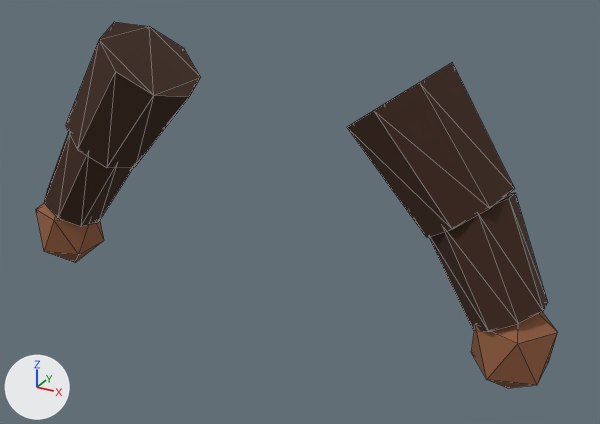
The glTF model Art/LowPoly_AgeOfEchoes/Exports/NPC_Parts/SM_NPC_Arms_03_Leather.glb: old version first, new version second.
Before and after are seen from a camera (50 mm lens) standing at (0.735, -1.216, 1.468) and looking at (0.064, 0.005, 0.858). Arrows for +X, +Y and +Z are at lower left; the lights stay in place. The first picture is the older version. Mesh edges are drawn as thin lines. Vertices at exactly the same position are counted once.

Objects in the first picture: 'SM_NPC_Arms_03_Leather'.
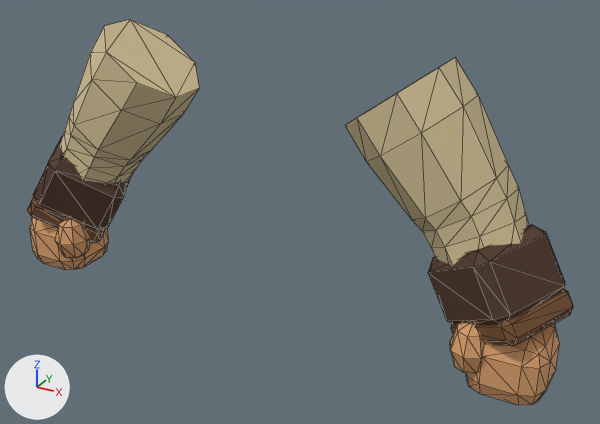
Where the change shows, as pixel boxes [x1, y1, x2, y2] in the pictures (600 x 424 px):
'SM_NPC_Arms_03_Leather', reshaped, recoloured: before [36, 22, 557, 388]; after [27, 20, 573, 405]
part 1 of me_sm_npc_arms_03_leather, added: after [450, 322, 485, 373]
part 2 of me_sm_npc_arms_03_leather, added (beige): after [55, 218, 90, 258]
part 3 of me_sm_npc_arms_03_leather, rebuilt: before [66, 22, 201, 168]; after [59, 20, 199, 217]
part 4 of me_sm_npc_arms_03_leather, rebuilt: before [347, 63, 515, 238]; after [345, 58, 529, 324]
part 5 of me_sm_npc_arms_03_leather, rebuilt: before [44, 132, 133, 226]; after [33, 136, 131, 230]
part 6 of me_sm_npc_arms_03_leather, rebuilt (15% wider, 28% shorter): before [429, 193, 548, 331]; after [428, 225, 565, 324]
part 7 of me_sm_npc_arms_03_leather, rebuilt (16% wider, 10% shorter): before [36, 203, 104, 262]; after [30, 217, 109, 270]
part 8 of me_sm_npc_arms_03_leather, rebuilt (9% wider, 6% taller): before [471, 312, 557, 388]; after [466, 324, 560, 405]
part 9 of me_sm_npc_arms_03_leather, added (brown): after [450, 289, 573, 345]
part 10 of me_sm_npc_arms_03_leather, added (brown): after [27, 197, 106, 243]

Patch to the scene script:
```diff
--- a/Art/LowPoly_AgeOfEchoes/Exports/NPC_Parts/SM_NPC_Arms_03_Leather.glb.py
+++ b/Art/LowPoly_AgeOfEchoes/Exports/NPC_Parts/SM_NPC_Arms_03_Leather.glb.py
@@ me_sm_npc_arms_03_leather @@
-me_sm_npc_arms_03_leather.from_pydata(...)  # 88 vertices, 152 faces; spans x -0.547..0.547, y -0.103..0.103, z 0.635..1.166
-me_sm_npc_arms_03_leather.materials.append(mat_mat_aoe_leather)  # brown #3d2213
-me_sm_npc_arms_03_leather.materials.append(mat_mat_aoe_skin)  # brown #915c3d
+me_sm_npc_arms_03_leather.from_pydata(...)  # 372 vertices, 704 faces; spans x -0.562..0.562, y -0.122..0.089, z 0.641..1.166
+# me_sm_npc_arms_03_leather part 1: a new loose piece, a UV sphere (8 segments, 4 rings, poles along z) spanning x 0.389..0.461, y -0.117..-0.039, z 0.681..0.777, in mat_mat_aoe_npc_skin (beige #dba16e)
+# me_sm_npc_arms_03_leather part 2: a new loose piece, a UV sphere (8 segments, 4 rings, poles along z) spanning x -0.461..-0.389, y -0.117..-0.039, z 0.681..0.777, in mat_mat_aoe_npc_skin (beige #dba16e)
+# me_sm_npc_arms_03_leather part 3: the loose piece of 16 vertices spanning x -0.448..-0.167, y -0.103..0.103, z 0.879..1.166 is rebuilt with 56 vertices and now spans x -0.53..-0.17, y -0.089..0.089, z 0.734..1.166, in mat_mat_aoe_npc_linen (beige #d4c296)
+# me_sm_npc_arms_03_leather part 4: the loose piece of 16 vertices spanning x 0.167..0.448, y -0.103..0.103, z 0.879..1.166 is rebuilt with 56 vertices and now spans x 0.17..0.53, y -0.089..0.089, z 0.734..1.166, in mat_mat_aoe_npc_linen (beige #d4c296)
+# me_sm_npc_arms_03_leather part 5: the loose piece of 16 vertices spanning x -0.523..-0.315, y -0.087..0.075, z 0.738..0.969 is rebuilt with 24 vertices and now spans x -0.545..-0.329, y -0.119..0.087, z 0.738..0.921, in mat_mat_aoe_npc_leather (brown #4c3322)
+# me_sm_npc_arms_03_leather part 6: the loose piece of 16 vertices spanning x 0.315..0.523, y -0.087..0.075, z 0.738..0.969 is rebuilt with 24 vertices and now spans x 0.329..0.545, y -0.119..0.087, z 0.738..0.921, in mat_mat_aoe_npc_leather (brown #4c3322)
+# me_sm_npc_arms_03_leather part 7: the loose piece of 12 vertices spanning x -0.547..-0.413, y -0.092..0.036, z 0.635..0.815 is rebuilt with 56 vertices and now spans x -0.549..-0.414, y -0.098..0.034, z 0.641..0.766, in mat_mat_aoe_npc_skin (beige #dba16e)
+# me_sm_npc_arms_03_leather part 8: the loose piece of 12 vertices spanning x 0.413..0.547, y -0.092..0.036, z 0.635..0.815 is rebuilt with 56 vertices and now spans x 0.414..0.549, y -0.098..0.034, z 0.641..0.766, in mat_mat_aoe_npc_skin (beige #dba16e)
+# me_sm_npc_arms_03_leather part 9: a new loose piece of 24 vertices spanning x 0.378..0.562, y -0.122..0.072, z 0.709..0.831, in mat_mat_aoe_npc_leatherlight (brown #754f2e)
+# me_sm_npc_arms_03_leather part 10: a new loose piece of 24 vertices spanning x -0.562..-0.378, y -0.122..0.072, z 0.709..0.831, in mat_mat_aoe_npc_leatherlight (brown #754f2e)
+me_sm_npc_arms_03_leather.materials.append(mat_mat_aoe_npc_linen)  # beige #d4c296
+me_sm_npc_arms_03_leather.materials.append(mat_mat_aoe_npc_leather)  # brown #4c3322
+me_sm_npc_arms_03_leather.materials.append(mat_mat_aoe_npc_leatherlight)  # brown #754f2e
+me_sm_npc_arms_03_leather.materials.append(mat_mat_aoe_npc_skin)  # beige #dba16e
```
